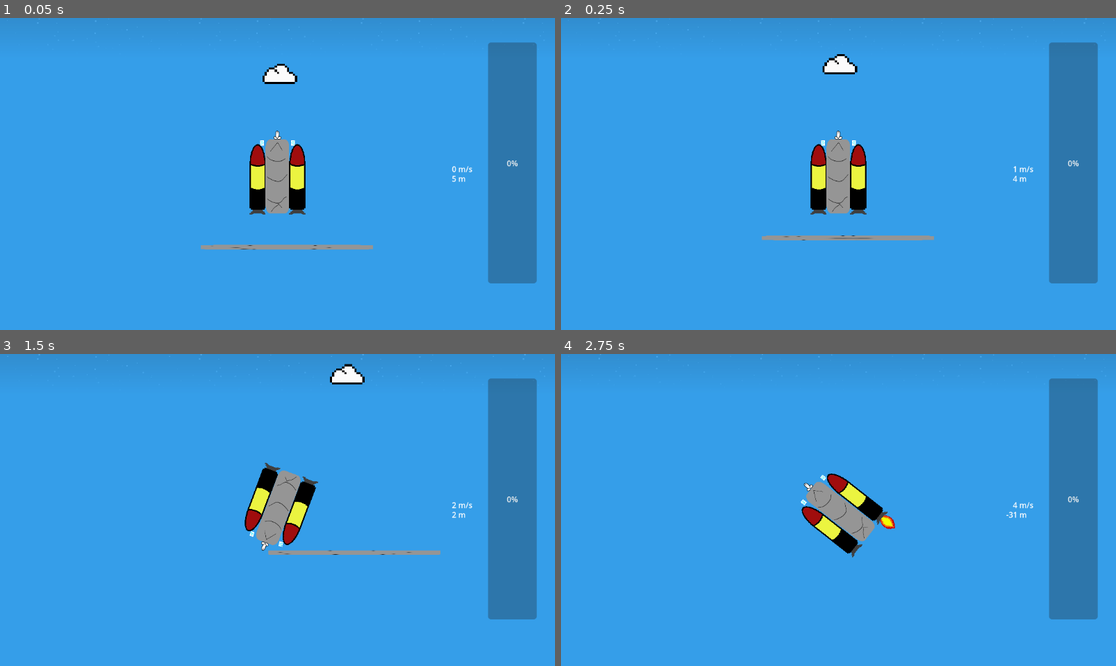
Above: before the commit, frames 1-4 (two rows, left to right).
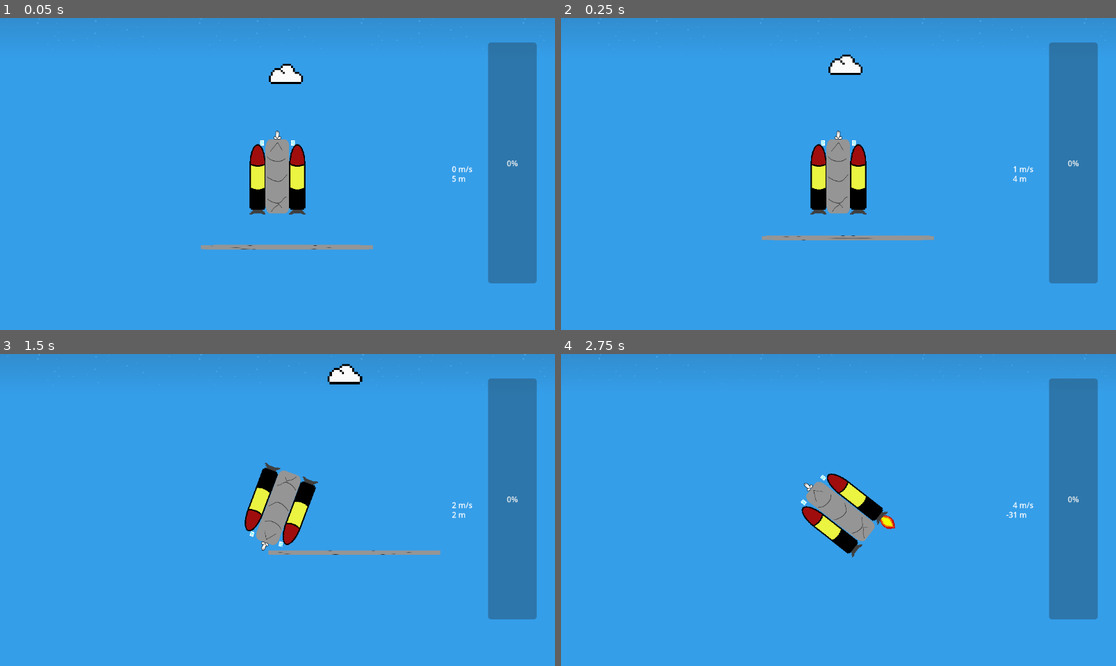
Above: after the commit, the same moments.

Repository: martin-danhier/to-the-moon
Game: Godot game, scene res://exploration.tscn
The game is run twice, just before and just after one commit, with the same random seed, the same clock (stepped at 60 frames per second) and the same inputs.
Inputs:
- Up to frame 1 (0.05 s): no input
- Up to frame 2 (0.25 s): no input
- Up to frame 3 (1.5 s): hold Z (thruster_0) 0.53-1.28 s
- Up to frame 4 (2.75 s): hold Z (thruster_0) from 2.03 s (still down)

The runs differ from the first frame. In frame 1, 0.2% of the frame differs, in the area x 47-55%, y 14-22%; in frame 2, 0.2%, in the area x 47-55%, y 11-19%; in frame 3, 0.1%; in frame 4, nothing differs.

Commit message:
obstacle randomness

Diff:
--- a/Scripts/MovementFunction.gd
+++ b/Scripts/MovementFunction.gd
@@ -12,6 +12,9 @@
 	ANGLE
 }
 
+@export var variable := Variable.Y
+@export var movement_function := MovementFunction.STATIC
+
 # Used for SINE
 @export var amplitude: float = 10.0
 @export var period: float = 5.0
@@ -19,11 +22,17 @@
 # Used for LINEAR
 @export var velocity: float = 1.0 # Units per second
 
-@export var variable := Variable.Y
-@export var movement_function := MovementFunction.STATIC
-
 @onready var target := self.get_parent()
 @onready var base_value : float = get_variable()
+@onready var random_phase : float = randf_range(0.0, period)
+
+@onready var random_period_modifier : float = randf_range(0.0, period / 10.0)
+@onready var random_amplitude_modifier : float = randf_range(0.0, amplitude / 10.0)
+
+
+func _ready() -> void:
+	amplitude += random_amplitude_modifier
+	period += random_period_modifier
 
 func get_variable() -> float:
 	match variable:
@@ -49,7 +58,7 @@
 
 	match movement_function:
 		MovementFunction.SINE:
-			var delta_value = amplitude * sin(2 * PI * (1 / period) * (Time.get_ticks_usec() / 1000000.0))
+			var delta_value = amplitude * sin(2 * PI * (1 / period) * ((Time.get_ticks_usec() / 1000000.0) + random_phase))
 			set_variable(base_value + delta_value)
 		MovementFunction.LINEAR:
 			set_variable(get_variable() + velocity * delta)
Not shown: 1 places in obstacles/obstacle.tscn that only renumber resources
